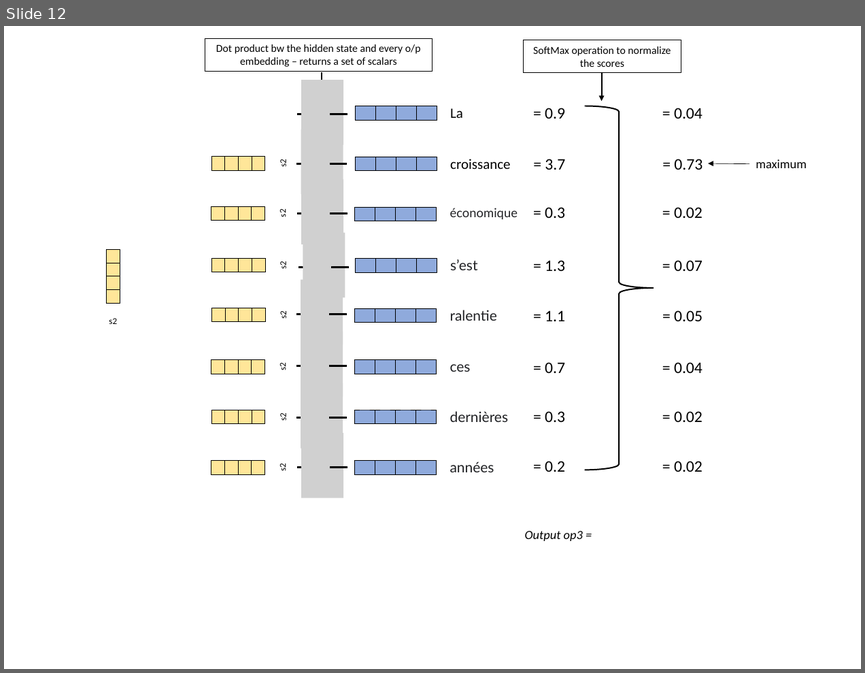
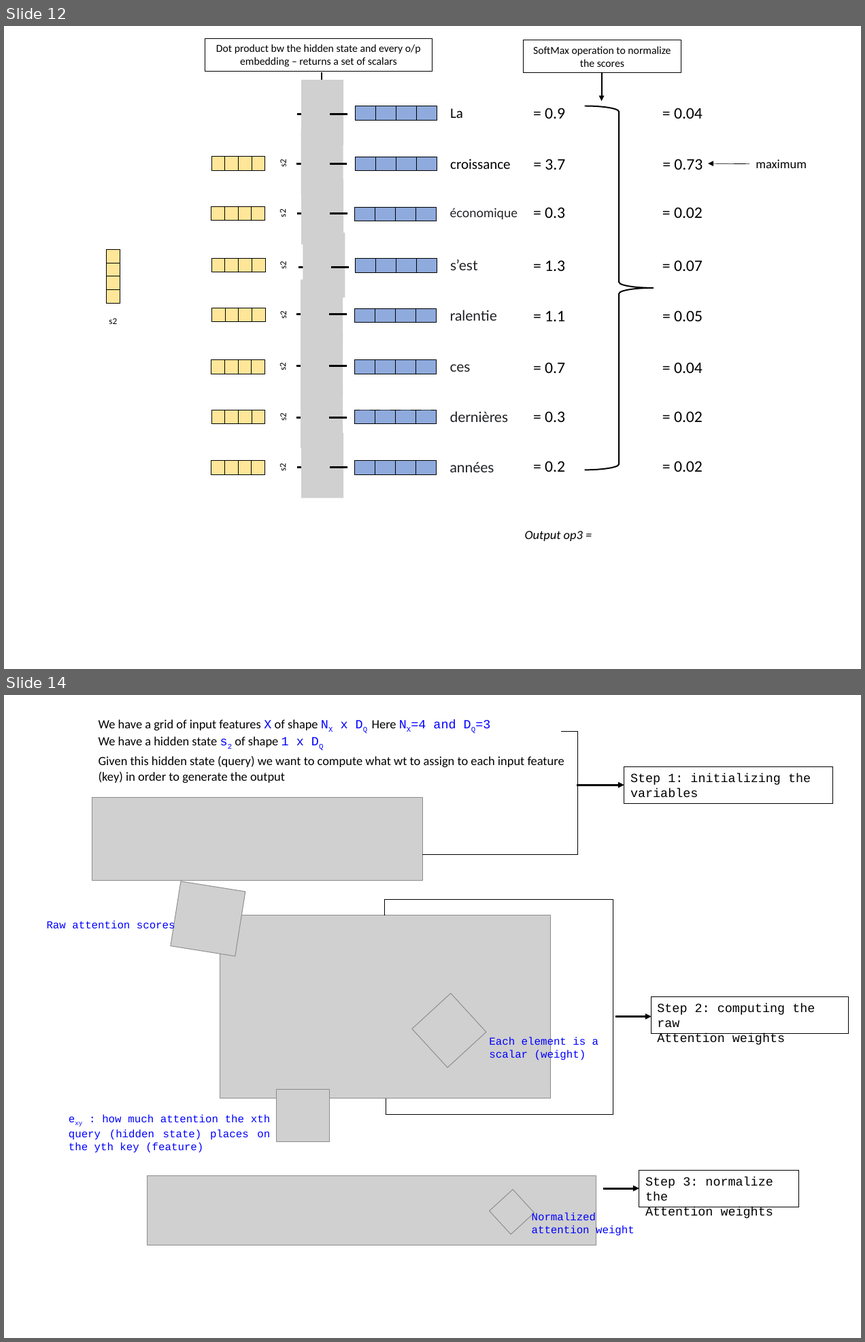
Before and after one commit to ShaunakSen/Data-Visualiation, a slide deck: Animations/Simple animations using powerpoint/learn_animations [Autosaved].pptx. Shown one above the other, each under a label of ours: slide 12 before the commit, slides 12 and 14 after it; the slides between them are not shown. The pictures are 865x673 and 865x1342 pixels, drawn with LibreOffice and Linux fonts; fonts in the diff are those of the drawing; grey boxes stand for pictures. Boxes give left, top, right and bottom in pixels: in the first picture for what was removed or moved away, otherwise in the second. Text is boxed around its words. In the diff, an @@ line names an element or a change of style, - is before the commit and + after.

```diff
--- a/Animations/Simple animations using powerpoint/learn_animations [Autosaved].pptx
+++ b/Animations/Simple animations using powerpoint/learn_animations [Autosaved].pptx
@@ slide 14 added at (4,695,861,1338), background #FFFFFF @@
@@ text added at (99,719,490,747), 14 pt, text #000000 @@
+We have a grid of input features X of shape NX x DQ Here NX=4 and DQ=3
+We have a hidden state s2 of shape 1 x DQ
@@ elbow line added from (561, 732) to (422, 854), #000000 0.5 pt @@
@@ text added at (99,756,564,783), 14 pt, text #000000 @@
+Given this hidden state (query) we want to compute what wt to assign to each input feature (key) in order to generate the output
@@ rectangle added at (624,766,832,803), outline #000000 0.75 pt, 14 pt, text #000000 @@
+Step 1: initializing the variables
@@ arrow added from (577, 785) to (624, 785), #000000 2.25 pt @@
@@ picture added at (92,798,422,880) @@
@@ picture added at (171,881,245,956) @@
@@ picture added at (220,915,550,1098) @@
@@ elbow line added from (385, 915) to (385, 1098), #000000 0.5 pt @@
@@ text added at (47,921,175,932), 12 pt, text #0000FF @@
+Raw attention scores
@@ picture added at (412,993,486,1068) @@
@@ rectangle added at (651,997,848,1034), outline #000000 0.75 pt, 14 pt, text #000000 @@
+Step 2: computing the raw
+Attention weights
@@ arrow added from (615, 1016) to (651, 1016), #000000 2.25 pt @@
@@ text added at (489,1037,598,1062), 12 pt, text #0000FF @@
+Each element is a
+scalar (weight)
@@ picture added at (277,1089,330,1141) @@
@@ text added at (69,1115,270,1153), 12 pt, text #0000FF @@
+exy : how much attention the xth query (hidden state) places on the yth key (feature)
@@ picture added at (147,1175,596,1244) @@
@@ rectangle added at (639,1170,798,1206), outline #000000 0.75 pt, 14 pt, text #000000 @@
+Step 3: normalize the
+Attention weights
@@ picture added at (489,1189,534,1234) @@
@@ arrow added from (604, 1188) to (639, 1188), #000000 2.25 pt @@
@@ text added at (532,1212,634,1236), 12 pt, text #0000FF @@
+Normalized attention weight
```
Also in this commit, not shown: 3 other slides added.
